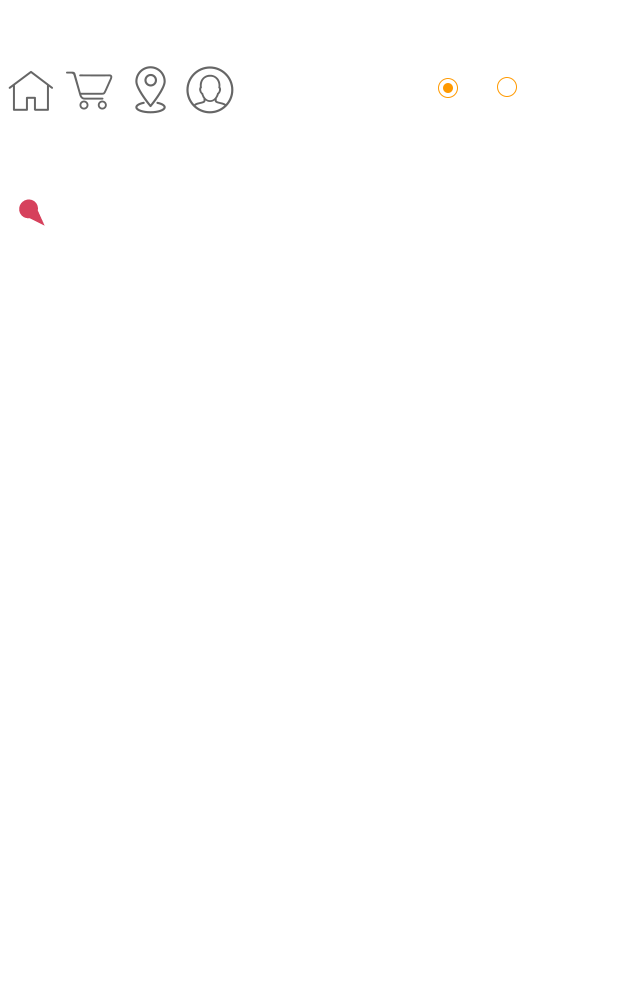
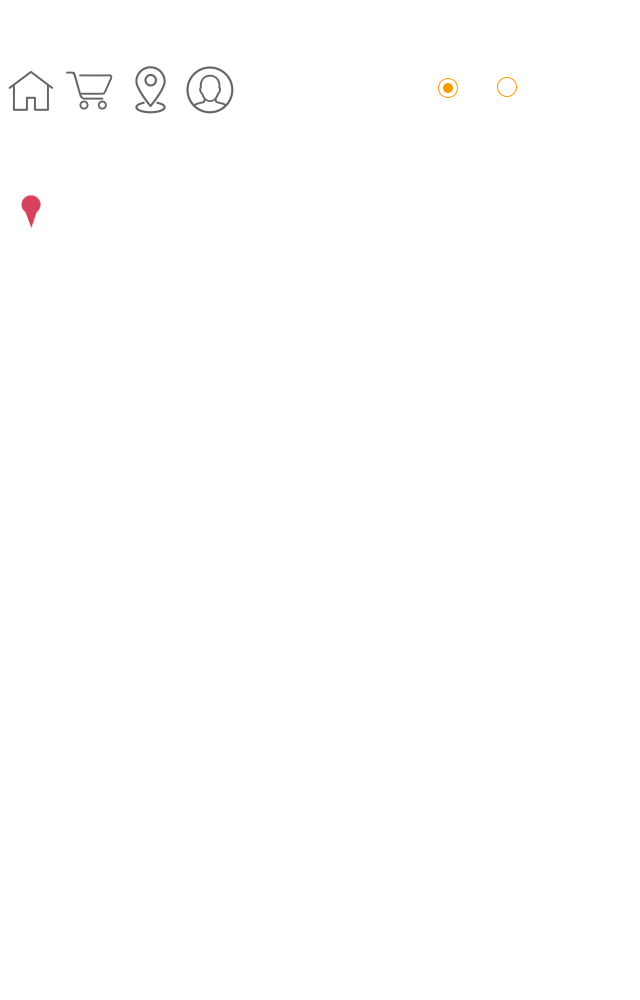
Before/after of a 640px x 1000px layered artwork. What changed in the layer stack:
painted on "图层 3" over [19, 194, 45, 229]
